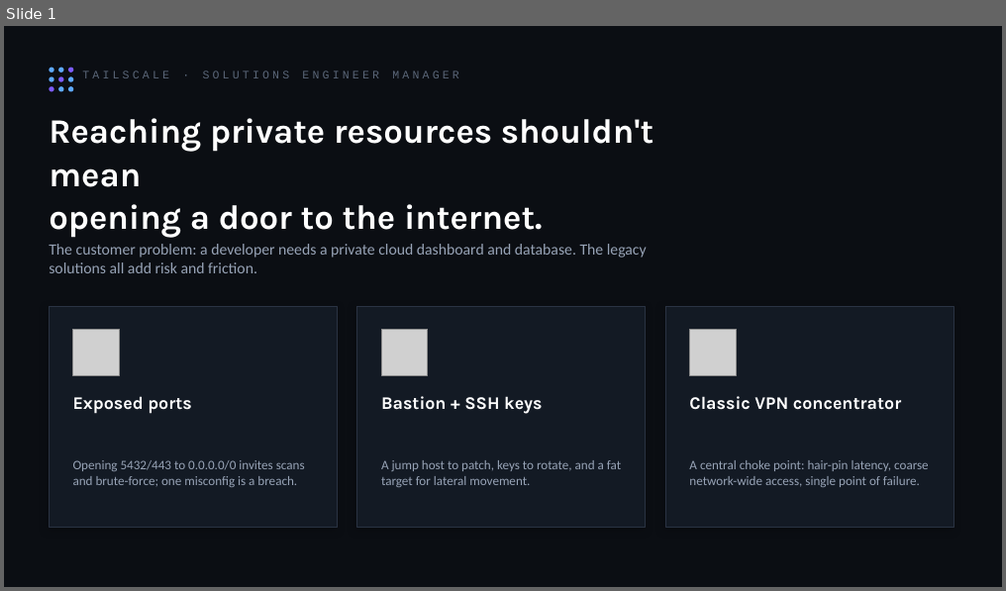
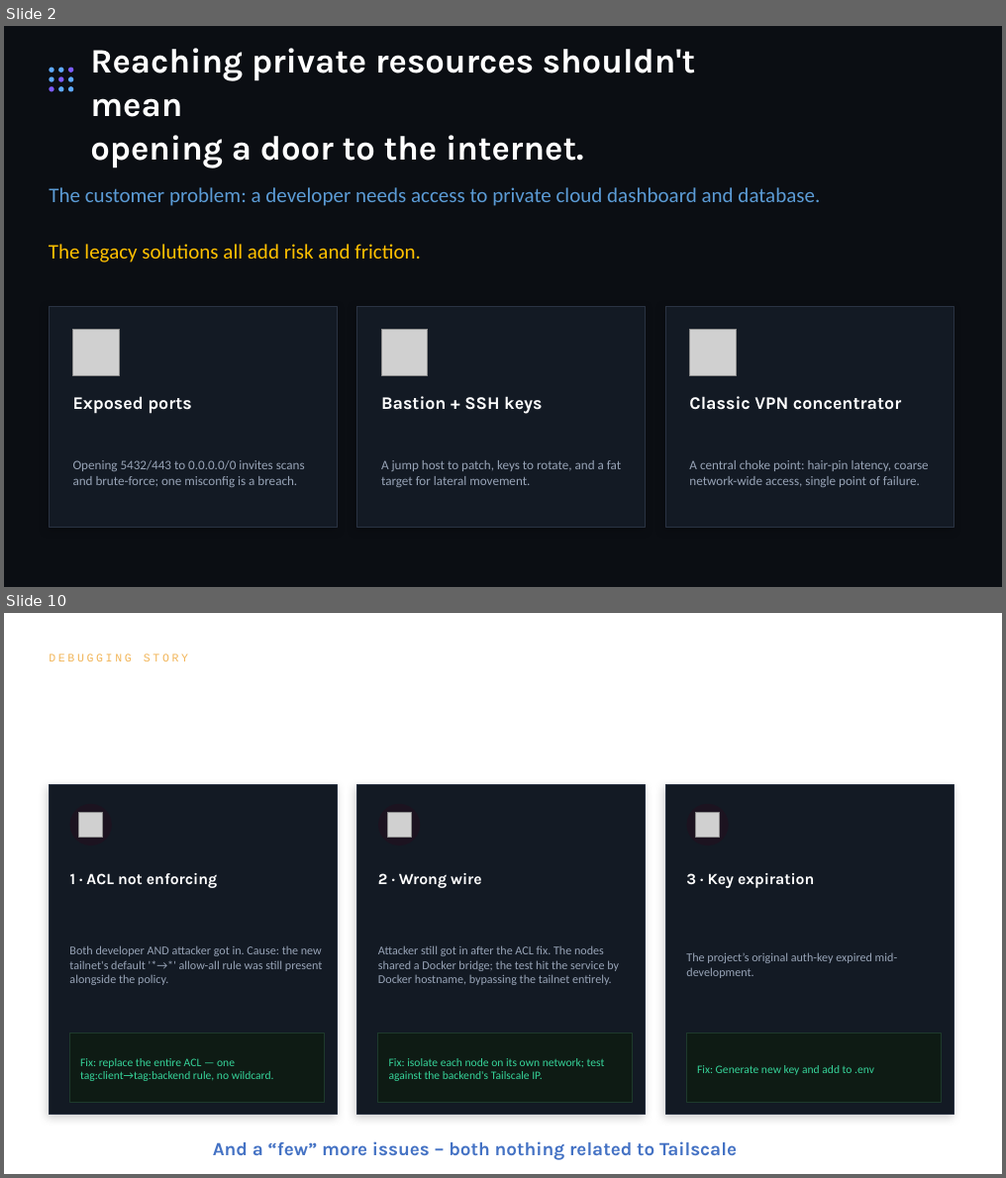
Before and after one commit to Softwizard1/tailscale-example, a slide deck: Tailscale_Walkthrough.pptx. Shown one above the other, each under a label of ours: slide 1 before the commit, slides 2 and 10 after it; the slides between them are not shown. The pictures are 1006x591 and 1006x1178 pixels, drawn with LibreOffice and Linux fonts; fonts in the diff are those of the drawing; grey boxes stand for pictures. Boxes give left, top, right and bottom in pixels: in the first picture for what was removed or moved away, otherwise in the second. Text is boxed around its words. In the diff, an @@ line names an element or a change of style, - is before the commit and + after.

```diff
--- a/Tailscale_Walkthrough.pptx
+++ b/Tailscale_Walkthrough.pptx
@@ slide 10 added at box(4, 613, 1002, 1174), background #FFFFFF @@
@@ text added at box(49, 654, 188, 662), 11 pt, text #F2B65A @@
+DEBUGGING STORY
@@ group added at box(49, 785, 338, 1115): 3 texts, 2 rectangles, 1 ellipse, 1 picture @@
+1 · ACL not enforcing
+Both developer AND attacker got in. Cause: the new tailnet's default '*→*' allow-all rule was still present alongside the policy.
+Fix: replace the entire ACL — one tag:client→tag:backend rule, no wildcard.
@@ group added at box(357, 785, 646, 1115): 3 texts, 2 rectangles, 1 ellipse, 1 picture @@
+2 · Wrong wire
+Attacker still got in after the ACL fix. The nodes shared a Docker bridge; the test hit the service by Docker hostname, bypassing the tailnet entirely.
+Fix: isolate each node on its own network; test against the backend's Tailscale IP.
@@ group added at box(665, 785, 954, 1115): 3 texts, 2 rectangles, 1 ellipse, 1 picture @@
+3 · Key expiration
+The project’s original auth-key expired mid-development.
+Fix: Generate new key and add to .env
@@ text added at box(213, 1142, 737, 1160), 18 pt, text #4472C4, bold @@
+And a “few” more issues – both nothing related to Tailscale
@@ what was slide 1 is now slide 2 @@
@@ slide 2 changed as well @@
@@ text "Reaching private resources shouldn't mean": place and size @@
-text "Reaching private resources shouldn't mean" at box(49, 118, 653, 238)
+text "Reaching private resources shouldn't mean" at box(90, 48, 695, 168)
@@ text removed at box(82, 71, 459, 78) @@
-TAILSCALE · SOLUTIONS ENGINEER MANAGER
@@ text at box(49, 187, 820, 206): text changed; size 15 to 20 pt; text colour #97A3B6 to #5B9BD5 @@
-The customer problem: a developer needs a private cloud dashboard and database. The legacy solutions all add risk and friction.
+The customer problem: a developer needs access to private cloud dashboard and database.
@@ text added at box(49, 244, 421, 263), 20 pt, text #FFC000 @@
+The legacy solutions all add risk and friction.
```
Also in this commit, not shown: 3 other slides changed, 8 other slides added, 5 other files.
